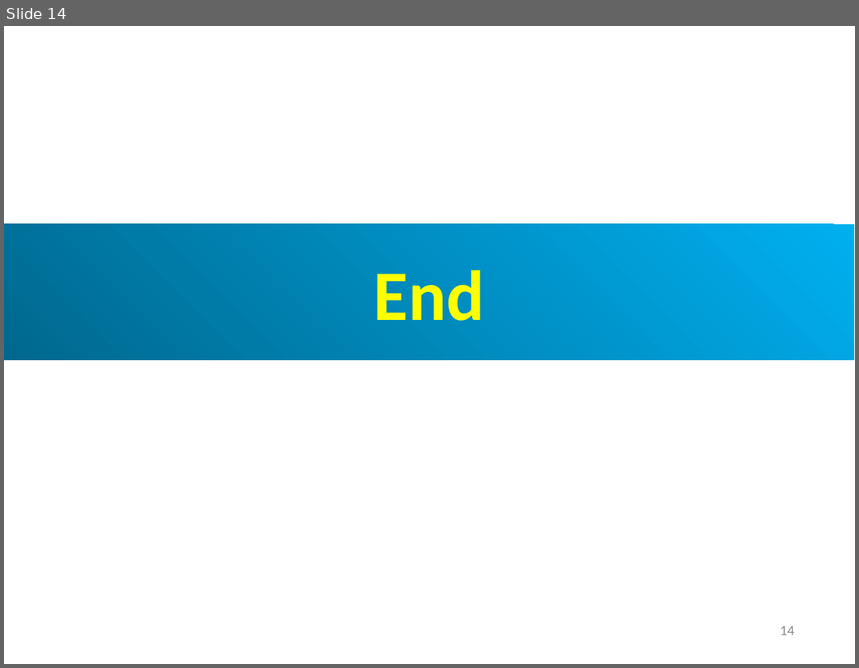
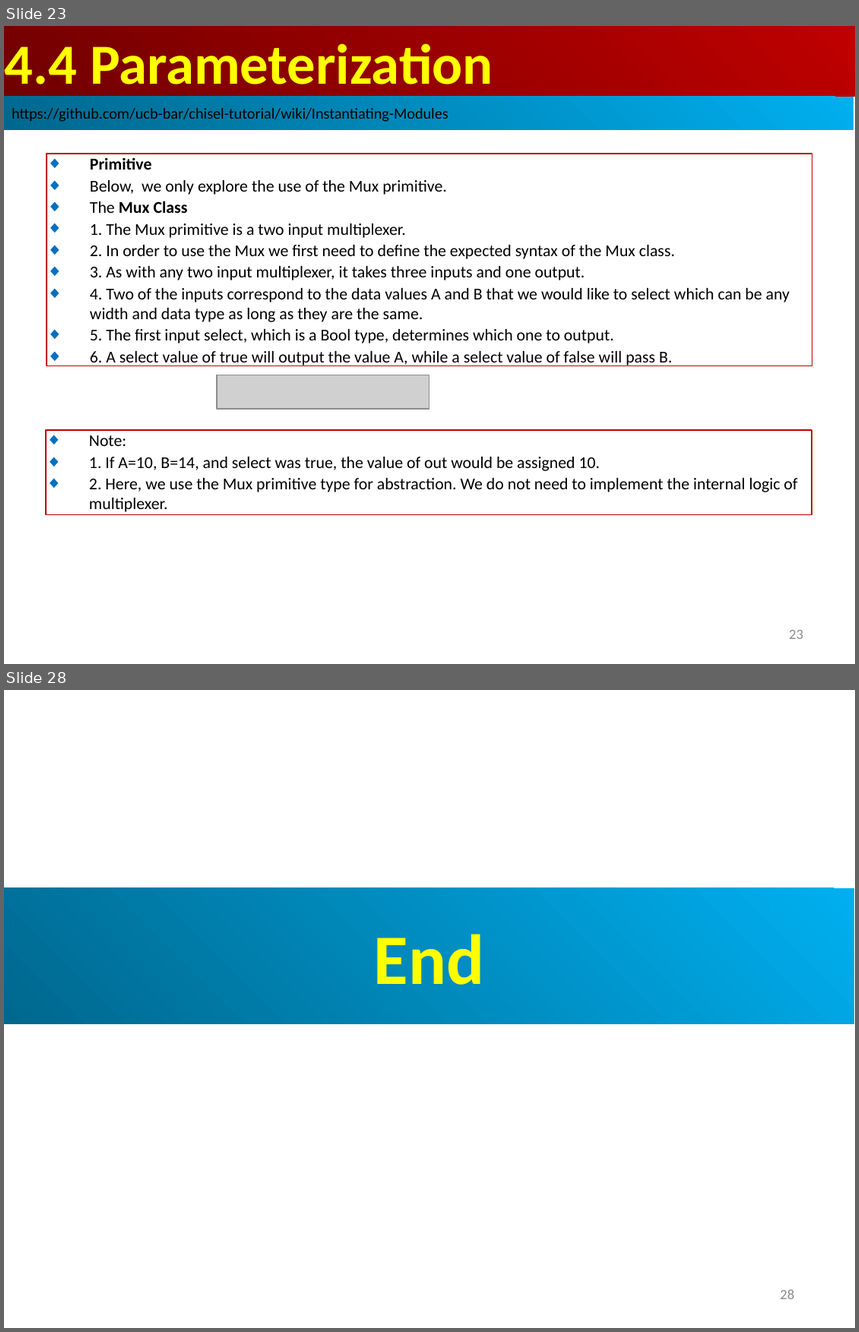
Before and after one commit to peterhchen/AIU_CS800_Chisel, a slide deck: 700_Dev_Guide/004_Module/000_Video/004_Module.ppt. Shown one above the other, each under a label of ours: slide 14 before the commit, slides 23 and 28 after it; the slides between them are not shown. The pictures are 859x668 and 859x1332 pixels, drawn with LibreOffice and Linux fonts; fonts in the diff are those of the drawing; grey boxes stand for pictures. Boxes give left, top, right and bottom in pixels: in the first picture for what was removed or moved away, otherwise in the second. Text is boxed around its words. In the diff, an @@ line names an element or a change of style, - is before the commit and + after.

```diff
--- a/700_Dev_Guide/004_Module/000_Video/004_Module.ppt
+++ b/700_Dev_Guide/004_Module/000_Video/004_Module.ppt
@@ slide 23 added at <box>4,26,855,664</box>, background #FFFFFF @@
@@ rectangle added at <box>5,26,855,97</box>, fill gradient #BF0000 to #710000, 48 pt, text #FFFF00, bold @@
+4.4 Parameterization
@@ rectangle added at <box>4,97,854,130</box>, fill gradient #00AFEF to #00688E, 13 pt, text #000000 @@
+https://github.com/ucb-bar/chisel-tutorial/wiki/Instantiating-Modules
@@ rectangle added at <box>47,154,813,366</box>, outline #C00000 0.74 pt, 14 pt, text #000000 @@
+◆ Primitive
+◆ Below, we only explore the use of the Mux primitive.
+◆ The Mux Class
+◆ 1. The Mux primitive is a two input multiplexer.
+◆ 2. In order to use the Mux we first need to define the expected syntax of the Mux class.
+◆ 3. As with any two input multiplexer, it takes three inputs and one output.
+◆ 4. Two of the inputs correspond to the data values A and B that we would like to select which can be any width and data type as long as they are the same.
+◆ 5. The first input select, which is a Bool type, determines which one to output.
+◆ 6. A select value of true will output the value A, while a select value of false will pass B.
@@ picture added at <box>217,375,430,409</box> @@
@@ rectangle added at <box>46,430,812,515</box>, outline #C00000 0.74 pt, 14 pt, text #000000 @@
+◆ Note:
+◆ 1. If A=10, B=14, and select was true, the value of out would be assigned 10.
+◆ 2. Here, we use the Mux primitive type for abstraction. We do not need to implement the internal logic of multiplexer.
@@ page number added at <box>789,630,804,639</box>, 12 pt, text #8B8B8B @@
+23
@@ what was slide 14 is now slide 28 @@
@@ page number at <box>780,1290,794,1300</box>: text changed @@
-14
+28
```
Also in this commit, not shown: 10 slides changed, 13 other slides added.
